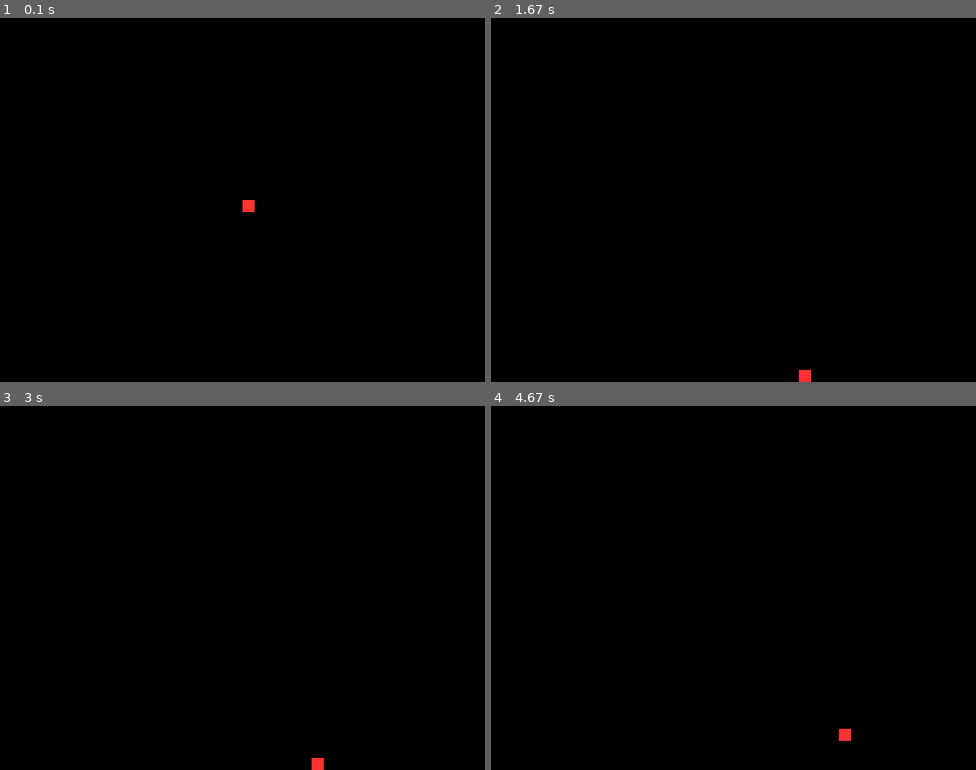
Above: before the commit, frames 1-4 (two rows, left to right).
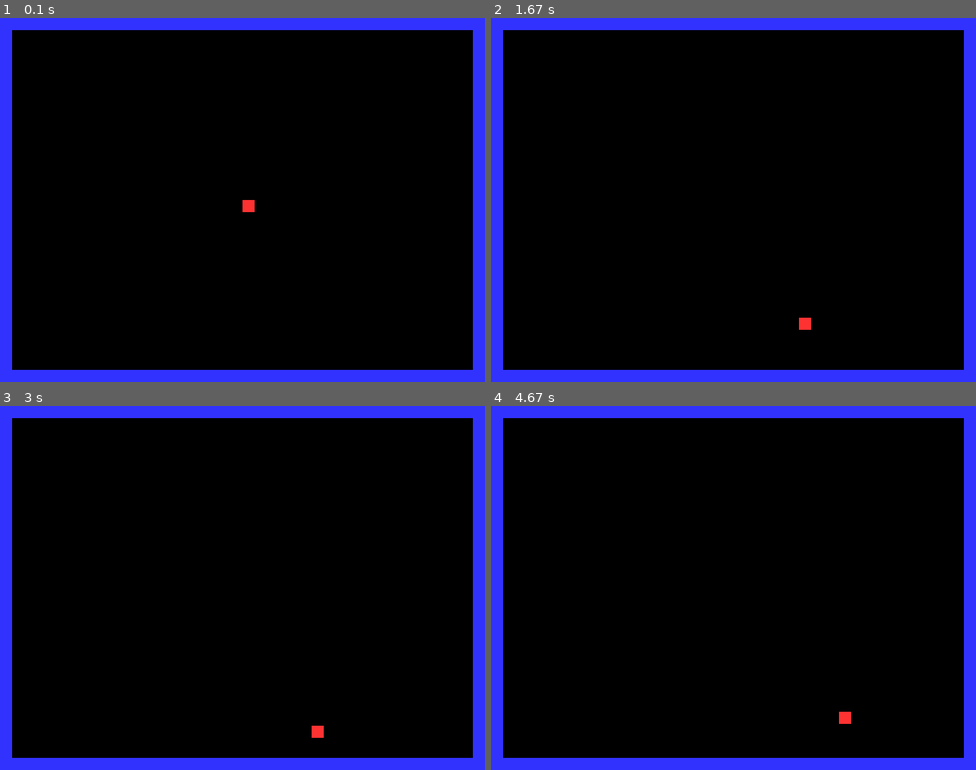
Above: after the commit, the same moments.

Repository: dankelley2/Pygame_BasicExamples
Game: pygame game, started from Platformer/game.py
Same seed, same stepped clock (60 frames per second), same inputs: the game is played once before the commit and once after it.
Inputs:
- Up to frame 1 (0.1 s): no input
- Up to frame 2 (1.67 s): hold D 0.33-0.8 s; hold D 0.83-1.3 s; hold A from 1.33 s (still down)
- Up to frame 3 (3 s): release A at 1.87 s; hold A 1.9-2.3 s; hold D 2.33-2.97 s
- Up to frame 4 (4.67 s): tap Space at 3, 3.4, 3.7, 3.9, 4.2, 4.4 s; hold A 3.33-3.8 s; hold D 3.83-4.3 s; hold D from 4.33 s (still down)

The runs differ from the first frame. In frame 1, 11% of the frame differs, in the area x 0-100%, y 0-100%; in frame 2, 11%; in frame 3, 11%; in frame 4, 12%.

Commit message:
ported rigidbody physics from c# project

Diff:
--- a/Platformer/classes/entities.py
+++ b/Platformer/classes/entities.py
@@ -75,76 +75,38 @@
 
     def __init__(self, x, y, width, height, color, vx, vy):
         super().__init__(x, y, width, height, color)
-        self.vx = vx
-        self.vy = vy
-        self.mass = 0
+        self.mass = self.width * self.height
+        self.imass = 1 / self.mass
+        self.restitution = 0.5
+        self.velocity = pgm.Vector2(vx, vy)
+        self.locked = False
         Physical.all_objects.append(self)
 
     # move the object based on it's velocity
     # collision_handler is a function that takes in a collision object and handles the collision
     def step(self):
-        self.move_by(self.vx, self.vy)
+        self.move_by(self.velocity.x, self.velocity.y)
 
     # add velocity
     def add_velocity(self, vx, vy):
-        self.vx += vx
-        self.vy += vy
+        self.velocity.x += vx
+        self.velocity.y += vy
+
+    # add velocity
+    def set_velocity(self, vx=None, vy=None):
+        if vx is not None:
+            self.velocity.x = vx
+        if vy is not None:
+            self.velocity.y = vy
 
     # destroy the object
     def destroy(self):
         Physical.all_objects.remove(self)
 
     # resolve the collision effects within the class
-    def resolve_collision_effects(self, other, collision_vector):
+    def hit_by(self, other, collision_vector: pgm.Vector2):
         pass
 
-    # resolve a collision with another object
-    def resolve_collision(self, other):
-
-        # Padding amount for resolving collisions. This is to prevent objects from getting stuck inside each other
-        PADDING = 0
-
-        MULT = 1
-        # Create vectors for the objects' positions
-        obj1_pos = pgm.Vector2(self.x, self.y)
-        obj2_pos = pgm.Vector2(other.x, other.y)
-
-        # Calculate the collision vector (from self to other)
-        collision_vector = obj2_pos - obj1_pos
-
-        # test if the vector is length 0
-        if collision_vector.length() == 0:
-            return
-
-        # Find the overlap between the two rectangles along the collision vector
-        overlap = abs(collision_vector.length() - (self.width / 2) - (other.width / 2))
-
-        # TODO: Need to fix rect rect collision, and find overlap based on the distance between the closest two walls, instead of distance from center to center
-
-        # Snap the collision vector to the nearest 90 degrees
-        if abs(collision_vector.x) > abs(collision_vector.y):
-            collision_vector.y = 0
-        else:
-            collision_vector.x = 0
-
-        # Normalize the collision vector (make it have length 1)
-        collision_vector.normalize_ip()
-
-        # Check the masses of the objects and move them accordingly
-        if self.mass > 0 and other.mass > 0:
-            # Move both objects backwards along the collision vector by 50% of the overlap amount
-            self.move_by(-collision_vector.x * (overlap / 2 + PADDING) * MULT, -collision_vector.y * (overlap / 2 + PADDING) * MULT)
-            other.move_by(collision_vector.x * (overlap / 2 + PADDING) * MULT, collision_vector.y * (overlap / 2 + PADDING) * MULT)
-        elif self.mass > 0:
-            # Move self backwards along the collision vector by the full overlap amount
-            self.move_by(-collision_vector.x * (overlap + PADDING) * MULT, -collision_vector.y * (overlap + PADDING) * MULT)
-        elif other.mass > 0:
-            # Move other backwards along the collision vector by the full overlap amount
-            other.move_by(collision_vector.x * (overlap + PADDING) * MULT, collision_vector.y * (overlap + PADDING) * MULT)
-
-        # resolve the collision effects within the class
-        self.resolve_collision_effects(other, collision_vector)
-        other.resolve_collision_effects(self, -collision_vector)
 
 
 # class that represents a bullet in pygame
@@ -165,17 +127,11 @@
 
         def __init__(self, x, y, width, height, color, vx=0, vy=0):
             super().__init__(x, y, width, height, color, vx, vy)
-
-            # Add mass so this object moves during a collision
-            self.mass = 100
             self.standing = False
 
-        def resolve_collision_effects(self, other, collision_vector):
-            # If the other object is a bullet, destroy the bullet
-            if isinstance(other, Bullet):
-                other.destroy()
+        def hit_by(self, other, collision_vector: pgm.Vector2):
             # if the other object is a wall
-            elif isinstance(other, Wall):
+            if isinstance(other, Wall):
                 # if the collision vector is pointing up, set the y velocity to 0, and standing to true
                 if collision_vector.y > 0 and not self.standing:
                     self.vy = 0
@@ -186,3 +142,4 @@
 
     def __init__(self, x, y, width, height, color):
         super().__init__(x, y, width, height, color, 0, 0)
+        self.locked = True
--- a/Platformer/classes/physics.py
+++ b/Platformer/classes/physics.py
@@ -1,36 +1,41 @@
 from itertools import combinations
 import pygame.math as pgm
 import pygame
-
+import math
+from . import entities
 
 def generate_collision_pairs(list_of_objects):
-    collision_pairs = []
+    collision_pair_manifolds : list(Manifold) = []
 
     # Use combinations to get all possible pairs from all_objects
     for obj1, obj2 in combinations(list_of_objects, 2):
         if obj1.rect.colliderect(obj2.rect):  # Check if rectangles collide
-            if obj1.mass == 0 and obj2.mass == 0:  # If both objects are static, skip
+            if obj1.locked and obj2.locked:  # If both objects are static, skip
                 continue
-            collision_pairs.append((obj1, obj2))  # If they collide, add them as a pair
+            collision_pair_manifolds.append(Manifold(A=obj1, B=obj2))  # If they collide, add them as a pair
 
-    return collision_pairs
+    return collision_pair_manifolds
 
+# resolve_collision_pairs takes in a list of collision Manifold objects and runs aabb_vs_aabb on them
+# if a collision is detected, it runs resolve_collision on the collision Manifold
+def resolve_collision_pairs(collision_manifolds):
+    for m in collision_manifolds:
+        if aabb_vs_aabb(m):
+            resolve_collision(m)
+            positional_correction(m)
+            m.A.hit_by(m.B, m.Normal)
+            m.B.hit_by(m.A, m.Normal * -1)
 
-def resolve_collision_pairs(pairs):
-    for pair in pairs:
-        obj1, obj2 = pair
-        obj1.resolve_collision(obj2) # Apply the collision resolution method
-
-
+# Manifold class that contains the two objects that collided, the penetration depth, and the normal
 class Manifold:
-    def __init__(self):
-        self.A = None
-        self.B = None
+    def __init__(self, A, B):
+        self.A : entities.Physical = A
+        self.B : entities.Physical = B
         self.Penetration = 0
         self.Normal = None
 
-
-def aabb_vs_aabb(m):
+# Function that takes in a Manifold, modifies it and returns a boolean based on whether or not the objects collided
+def aabb_vs_aabb(m: Manifold) -> bool:
     # Setup a couple pointers to each object
     A = m.A
     B = m.B
@@ -63,18 +68,18 @@
             if x_overlap < y_overlap:
                 # Point towards B knowing that n points from A to B
                 if vector.x < 0:
-                    m.Normal = Vec2(-1, 0)
+                    m.Normal = pgm.Vector2(-1, 0)
                 else:
-                    m.Normal = Vec2(1, 0)
+                    m.Normal = pgm.Vector2(1, 0)
 
                 m.Penetration = x_overlap
                 return True
 
             # Point toward B knowing that n points from A to B
-            if vector.x < 0:
-                m.Normal = Vec2(0, -1)
+            if vector.y < 0:
+                m.Normal = pgm.Vector2(0, -1)
             else:
-                m.Normal = Vec2(0, 1)
+                m.Normal = pgm.Vector2(0, 1)
 
             m.Penetration = y_overlap
             return True
@@ -82,8 +87,8 @@
     return False
 
 
-def resolve_collision(m):
-    rv = m.B.Velocity - m.A.Velocity
+def resolve_collision(m : Manifold):
+    rv = m.B.velocity - m.A.velocity
 
     if math.isnan(m.Normal.x) or math.isnan(m.Normal.y):
         return
@@ -93,23 +98,25 @@
     if velAlongNormal > 0:
         return
 
-    e = min(m.A.Restitution, m.B.Restitution)
+    e = min(m.A.restitution, m.B.restitution)
 
     j = -(1 + e) * velAlongNormal
-    j = j / (m.A.IMass + m.B.IMass)
+    j = j / (m.A.imass + m.B.imass)
 
     impulse = m.Normal * j
 
-    m.A.Velocity = m.A.Velocity - impulse * m.A.IMass if not m.A.Locked else m.A.Velocity
-    m.B.Velocity = m.B.Velocity + impulse * m.B.IMass if not m.B.Locked else m.B.Velocity
+    m.A.velocity = m.A.velocity - impulse * m.A.imass if not m.A.locked else m.A.velocity
+    m.B.velocity = m.B.velocity + impulse * m.B.imass if not m.B.locked else m.B.velocity
 
 
-def positional_correction(m):
+def positional_correction(m: Manifold):
     percent = 0.6  # usually 20% to 80%
-    correction = m.Normal * (percent * (m.Penetration / (m.A.IMass + m.B.IMass)))
+    correction = m.Normal * (percent * (m.Penetration / (m.A.imass + m.B.imass)))
 
-    if not m.A.Locked:
-        m.A.Move(-correction * m.A.IMass)
+    if not m.A.locked:
+        vel = -correction * m.A.imass
+        m.A.move_by(vel.x, vel.y)
 
-    if not m.B.Locked:
-        m.B.Move(correction * m.B.IMass)
+    if not m.B.locked:
+        vel = correction * m.B.imass
+        m.B.move_by(vel.x, vel.y)
--- a/Platformer/game.py
+++ b/Platformer/game.py
@@ -24,6 +24,14 @@
         self.vy = 0
         self.bullets = []
 
+# function to add wall entities to the game around the edges of the screen
+def add_boundaries(game_state: GameState):
+    # add walls around the edges of the screen
+    entities.Wall(0, 0, game_state.WIDTH, 20, color=(50, 50, 255))
+    entities.Wall(0, 0, 20, game_state.HEIGHT, color=(50, 50, 255))
+    entities.Wall(game_state.WIDTH - 20, 0, 20, game_state.HEIGHT, color=(50, 50, 255))
+    entities.Wall(0, game_state.HEIGHT - 20, game_state.WIDTH, 20, color=(50, 50, 255))
+
 # Main game loop
 def game_loop(game_state: GameState):
     while game_state.running:
@@ -48,7 +56,7 @@
         elif event.type == pygame.KEYDOWN:
             if event.key == pygame.K_SPACE and (game_state.player.standing or game_state.player.bottom >= game_state.HEIGHT):
                 game_state.player.standing = False
-                game_state.player.add_velocity(vx= 0, vy= -game_state.JUMP_SPEED)  # Give it an upward speed for jumping
+                game_state.player.set_velocity(vy= -game_state.JUMP_SPEED)  # Give it an upward speed for jumping
             if event.key == pygame.K_ESCAPE:
                 game_state.running = False # can also quit using escape key
 
@@ -68,16 +76,14 @@
         game_state.player.move_by(dx= game_state.mvmt_delta, dy=0)
 
     # Add gravity to the y velocity
-    # but only if the player is not standing on a wall
-    if not game_state.player.standing:
-        game_state.player.vy += game_state.GRAVITY
+    game_state.player.add_velocity(0, game_state.GRAVITY)
 
     # step the physical objects
     for obj in entities.Physical.all_objects:
         obj.step()
-        collisions = physics.generate_collision_pairs(entities.Physical.all_objects)
-        if len(collisions) > 0:
-            physics.resolve_collision_pairs(collisions)
+        collision_manifolds = physics.generate_collision_pairs(entities.Physical.all_objects)
+        if len(collision_manifolds) > 0:
+            physics.resolve_collision_pairs(collision_manifolds)
 
     # generate collision pairs for the physical objects
 
@@ -116,6 +122,9 @@
     # create game state object at start of program
     game_state = GameState()
 
+    # add boundaries to the game
+    add_boundaries(game_state)
+
     # run game loop function, pass game state object as parameter/argument
     game_loop(game_state)
 
